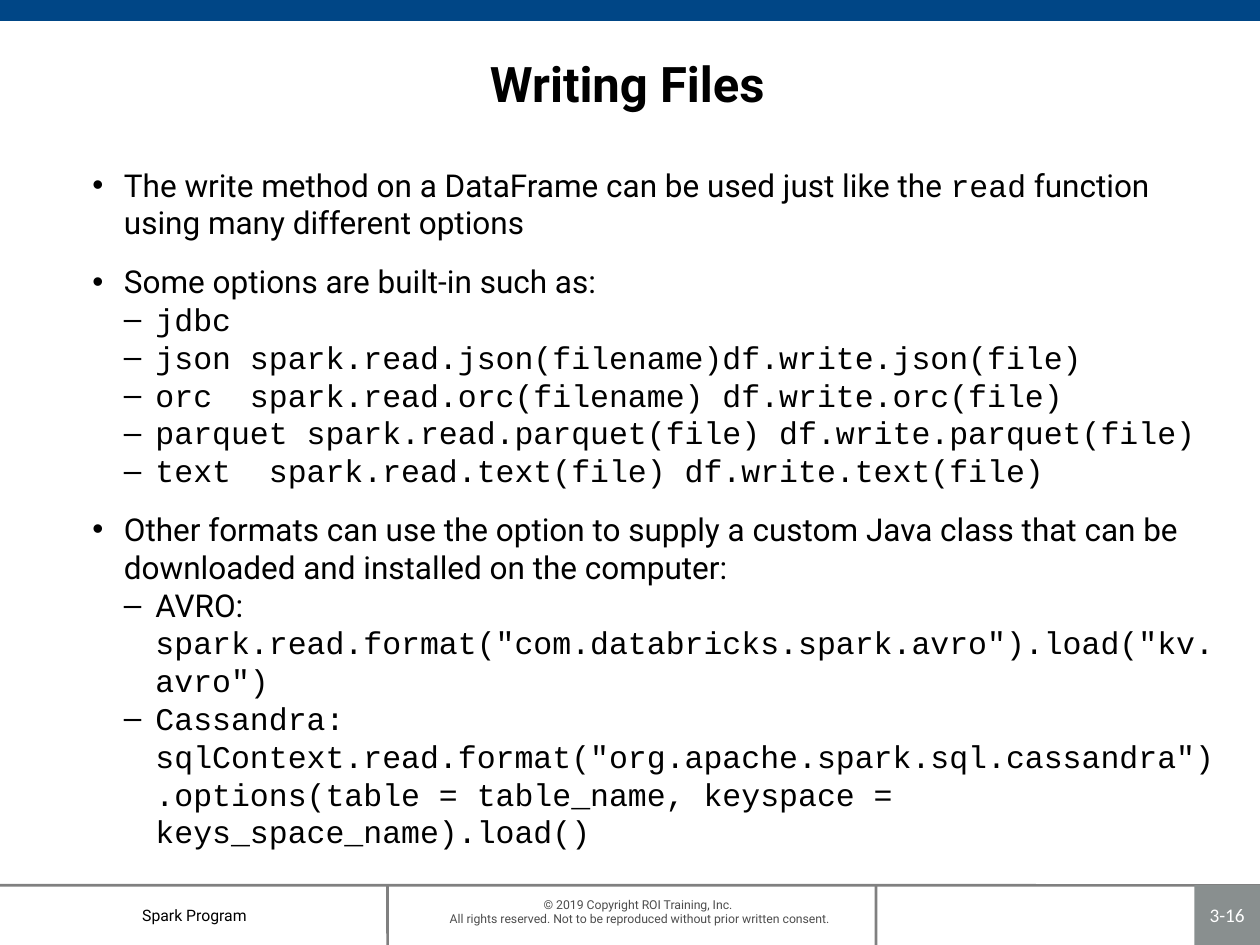
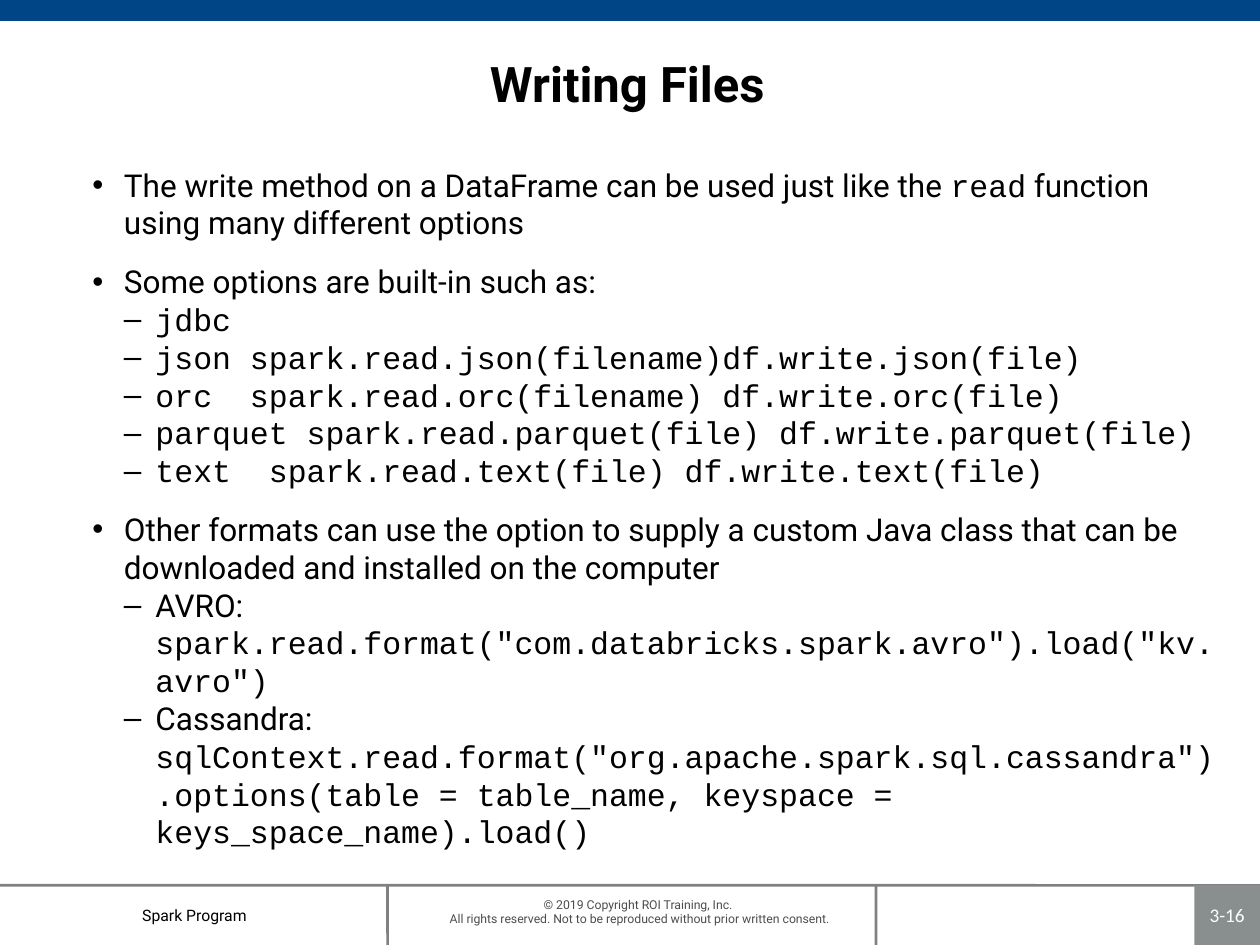
Before and after one commit to roitraining/SparkProgram, a slide deck: slide 16 of Day2/Ch03_DataFrames.pptx. Drawn at 1260x945 pixels with LibreOffice and Linux fonts; fonts in the diff are those of the drawing; background and template pictures are left out. Boxes give left, top, right and bottom in pixels: in the first picture for what was removed or moved away, otherwise in the second. Text is boxed around its words. In the diff, an @@ line names an element or a change of style, - is before the commit and + after.

```diff
--- a/Day2/Ch03_DataFrames.pptx
+++ b/Day2/Ch03_DataFrames.pptx
@@ text at (x1=124, y1=517, x2=1177, y2=586): text changed @@
-• Other formats can use the option to supply a custom Java class that can be downloaded and installed on the computer:
+• Other formats can use the option to supply a custom Java class that can be downloaded and installed on the computer
@@ text at (x1=155, y1=706, x2=1213, y2=850): font Courier New to Roboto in "Cassandra:" @@
```
Also in this commit, not shown: 13 other slides changed, 1 other file.
